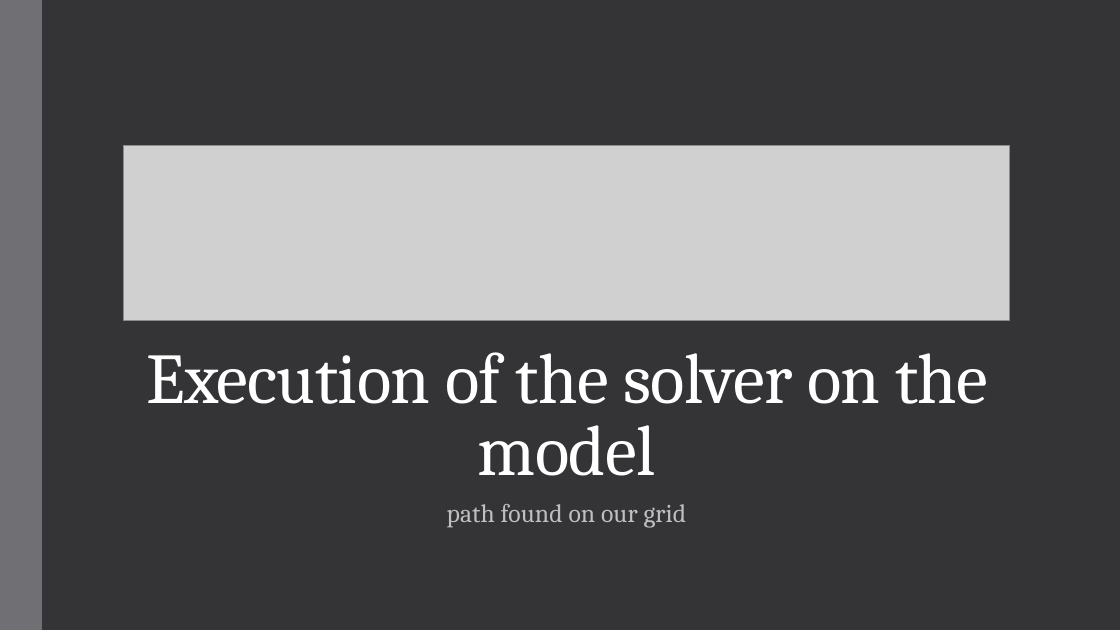
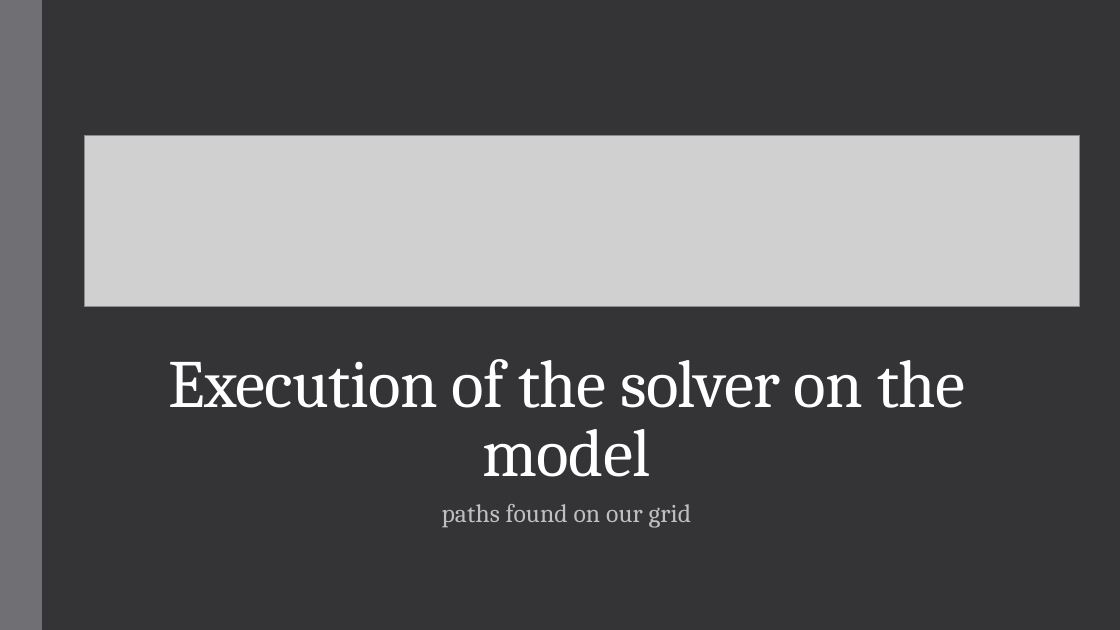
Before and after one commit to Alex-Dell1/ATAI_Maze_Project, a slide deck: slide 11 of ATAI_Presentation ILASP.pptx (slide 14 before the commit). Drawn at 1120x630 pixels with LibreOffice and Linux fonts; fonts in the diff are those of the drawing; grey boxes stand for pictures. Boxes give left, top, right and bottom in pixels: in the first picture for what was removed or moved away, otherwise in the second. Text is boxed around its words. In the diff, an @@ line names an element or a change of style, - is before the commit and + after.

```diff
--- a/ATAI_Presentation ILASP.pptx
+++ b/ATAI_Presentation ILASP.pptx
@@ picture: place and size @@
-picture at (124,145,1009,320)
+picture at (84,135,1079,307)
@@ title "Execution of the solver on ..." at (169,359,965,477): size 61.2 to 58 pt @@
@@ subtitle at (442,504,692,527): text changed @@
-path found on our grid
+paths found on our grid
```
Also in this commit, not shown: 4 other slides changed, 3 slides removed, 4 other files.
